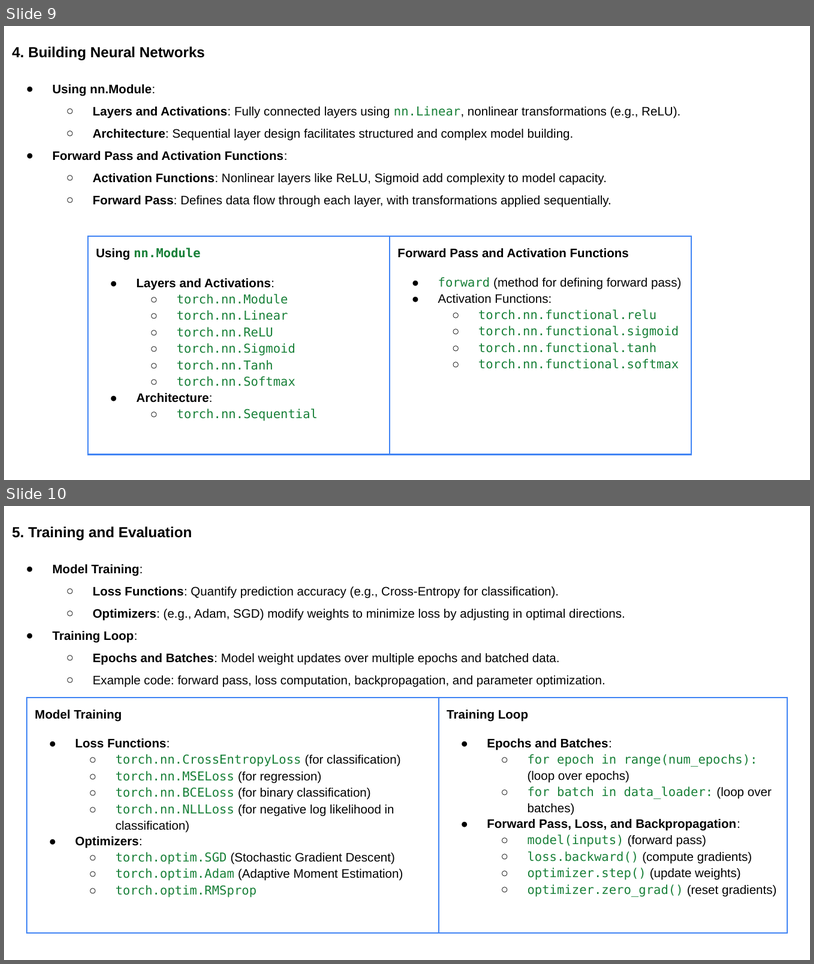
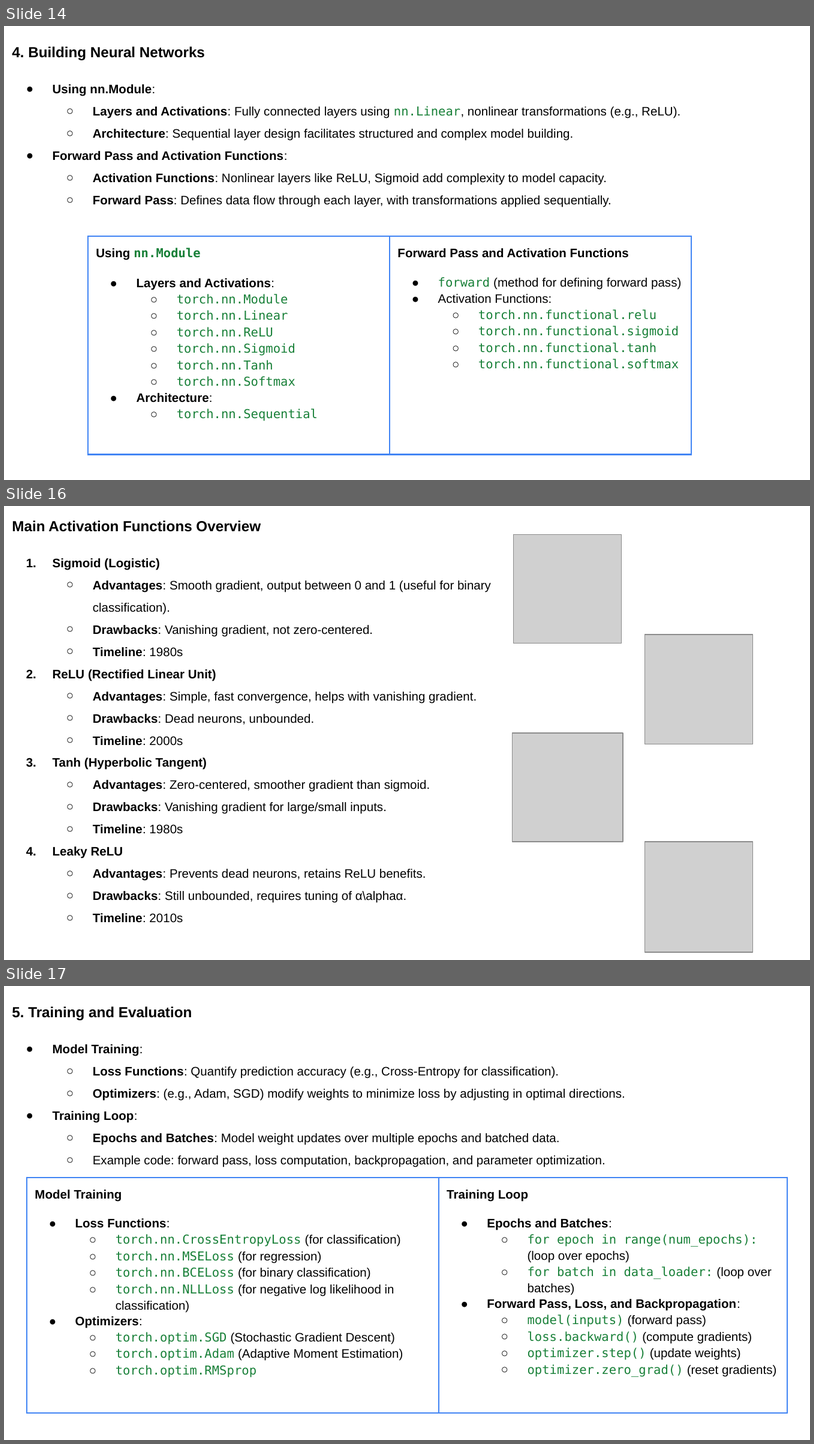
Before and after one commit to satyarepala/datascience_projects, a slide deck: Pytorch workshop.pptx. Shown one above the other, each under a label of ours: slides 9 and 10 before the commit, slides 14, 16 and 17 after it; the slides between them are not shown. The pictures are 814x964 and 814x1444 pixels, drawn with LibreOffice and Linux fonts; fonts in the diff are those of the drawing; grey boxes stand for pictures. Boxes give left, top, right and bottom in pixels: in the first picture for what was removed or moved away, otherwise in the second. Text is boxed around its words. In the diff, an @@ line names an element or a change of style, - is before the commit and + after.

```diff
--- a/Pytorch workshop.pptx
+++ b/Pytorch workshop.pptx
@@ slide 16 added at [4,506,810,960], background #FFFFFF @@
@@ text added at [12,520,491,922], 11 pt, text #000000 @@
+Main Activation Functions Overview
+1. Sigmoid (Logistic)
+  ○ Advantages: Smooth gradient, output between 0 and 1 (useful for binary classification).
+  ○ Drawbacks: Vanishing gradient, not zero-centered.
+  ○ Timeline: 1980s
+2. ReLU (Rectified Linear Unit)
+  ○ Advantages: Simple, fast convergence, helps with vanishing gradient.
+  ○ Drawbacks: Dead neurons, unbounded.
+  ○ Timeline: 2000s
+3. Tanh (Hyperbolic Tangent)
+  ○ Advantages: Zero-centered, smoother gradient than sigmoid.
+  ○ Drawbacks: Vanishing gradient for large/small inputs.
+  ○ Timeline: 1980s
+4. Leaky ReLU
+  ○ Advantages: Prevents dead neurons, retains ReLU benefits.
+  ○ Drawbacks: Still unbounded, requires tuning of α\alphaα.
+  ○ Timeline: 2010s
@@ picture added at [513,534,622,643] @@
@@ picture added at [645,634,753,744] @@
@@ picture added at [512,733,623,841] @@
@@ picture added at [645,841,753,952] @@
@@ what was slide 9 is now slide 14 @@
@@ what was slide 10 is now slide 17 @@
```
Also in this commit, not shown: 8 other slides added.
